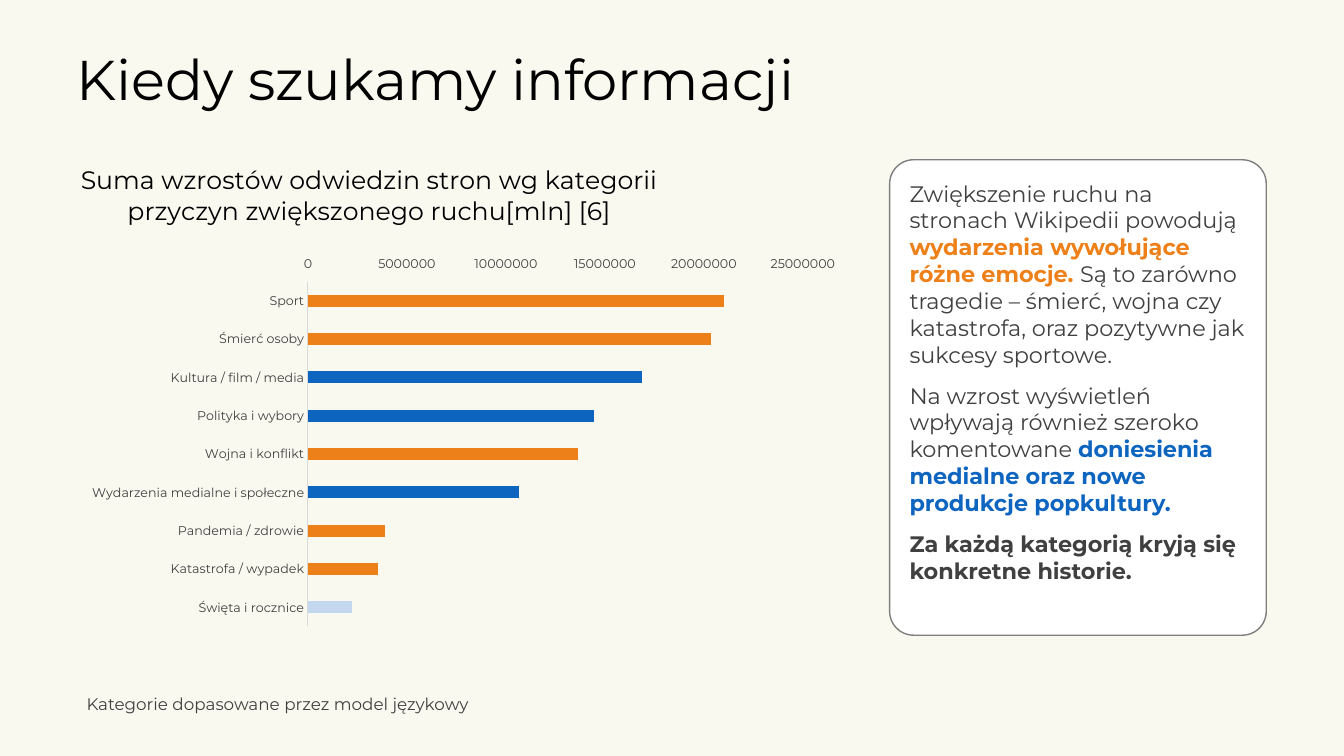
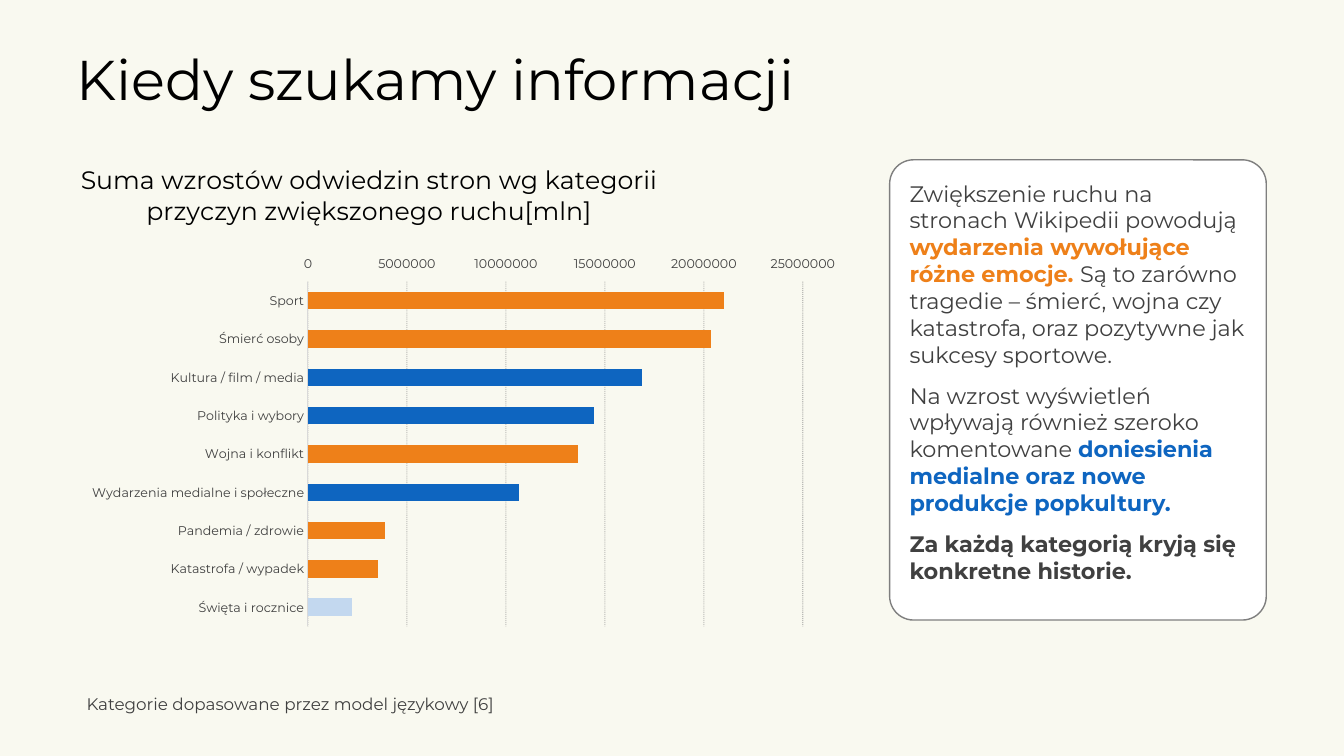
Before and after one commit to kotlarekm/BI_NGO_Wikipedia, a slide deck: slide 4 of storytelling/Wikipedia_25_Marcinos.pptx. Drawn at 1344x756 pixels with LibreOffice and Linux fonts; fonts in the diff are those of the drawing; background and template pictures are left out. Boxes give left, top, right and bottom in pixels: in the first picture for what was removed or moved away, otherwise in the second. Text is boxed around its words. In the diff, an @@ line names an element or a change of style, - is before the commit and + after.

```diff
--- a/storytelling/Wikipedia_25_Marcinos.pptx
+++ b/storytelling/Wikipedia_25_Marcinos.pptx
@@ bar chart at [77,160,851,636] @@
@@ title "Suma wzrostów odwiedzin stron wg kategorii przyczyn zwiększonego ruchu[mln] [6] " to "Suma wzrostów odwiedzin stron wg kategorii przyczyn zwiększonego ruchu[mln] " @@
@@ value axis changed @@
@@ bar spacing changed @@
@@ rounded rectangle: place and size @@
-rounded rectangle at [890,160,1267,636]
+rounded rectangle at [890,160,1267,621]
@@ text at [87,697,494,714]: text changed @@
-Kategorie dopasowane przez model językowy
+Kategorie dopasowane przez model językowy [6]
```
Also in this commit, not shown: 9 other slides changed, 1 slide added, 2 other files.
